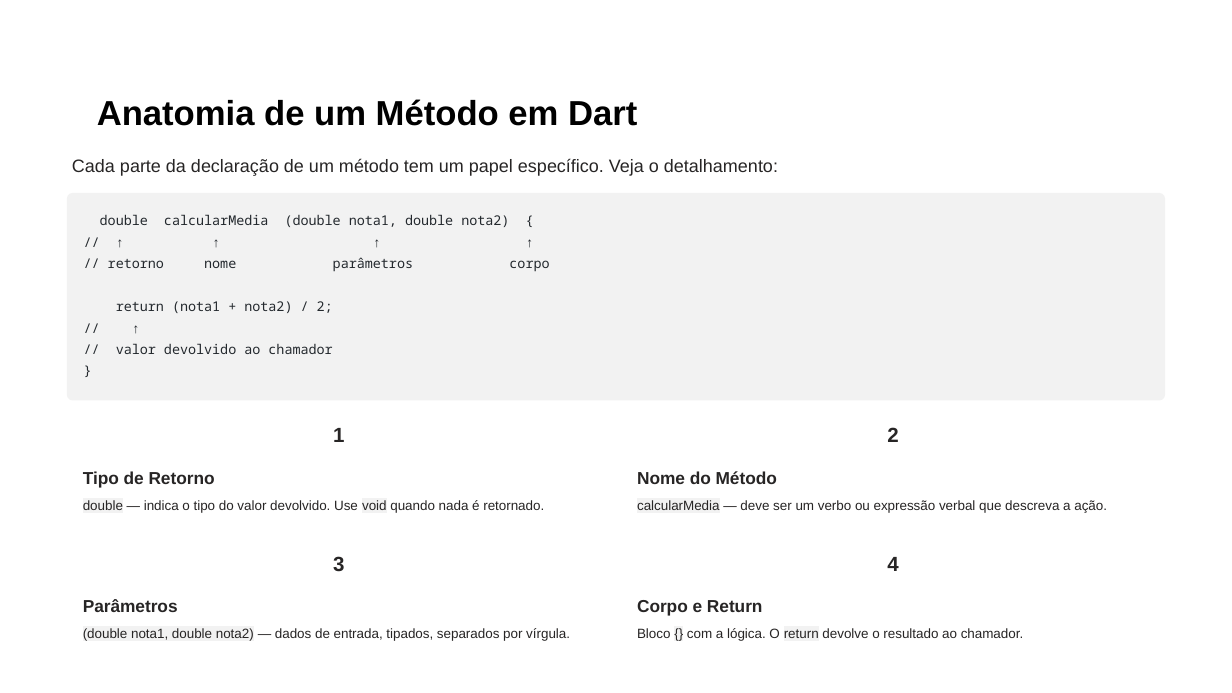
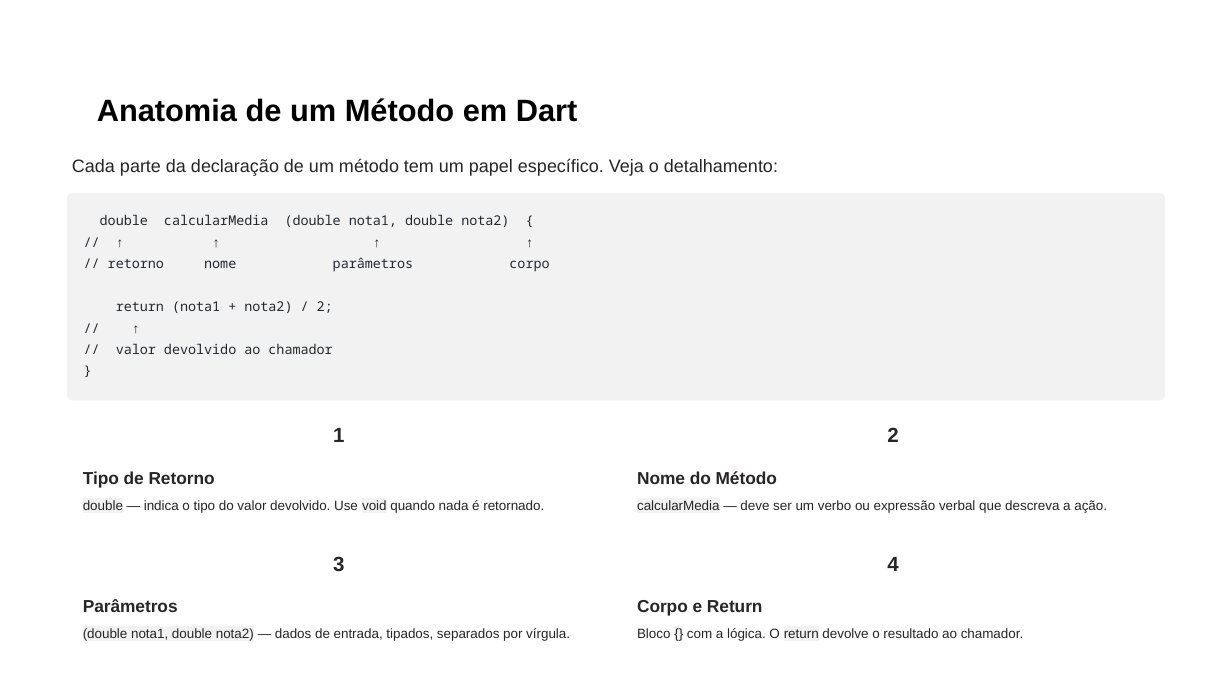
Before and after one commit to PedroMiho/UMC, a slide deck: slide 7 of ENGENHARIA DE SOFTWARE/Desenvolvimento de Aplicações/Pedro/Aula 04 - Métodos e Encapsulamento/Metodos-e-Encapsulamento-em-Dart.pptx (slide 5 before the commit). Drawn at 1232x693 pixels with LibreOffice and Linux fonts; fonts in the diff are those of the drawing; background and template pictures are left out. Boxes give left, top, right and bottom in pixels: in the first picture for what was removed or moved away, otherwise in the second. Text is boxed around its words. In the diff, an @@ line names an element or a change of style, - is before the commit and + after.

```diff
--- a/ENGENHARIA DE SOFTWARE/Desenvolvimento de Aplicações/Pedro/Aula 04 - Métodos e Encapsulamento/Metodos-e-Encapsulamento-em-Dart.pptx
+++ b/ENGENHARIA DE SOFTWARE/Desenvolvimento de Aplicações/Pedro/Aula 04 - Métodos e Encapsulamento/Metodos-e-Encapsulamento-em-Dart.pptx
@@ text "Anatomia de um Método em ..." at (97, 98, 578, 122): size 27 to 24 pt @@
```
Also in this commit, not shown: 5 other slides changed, 3 slides added, 1 other file.
